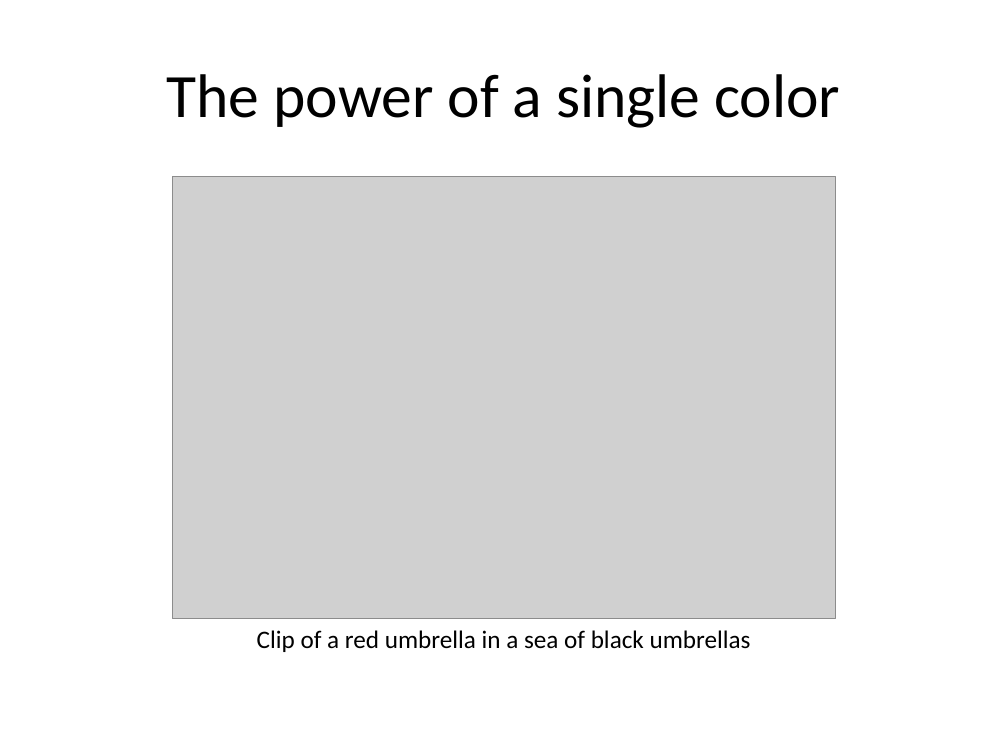
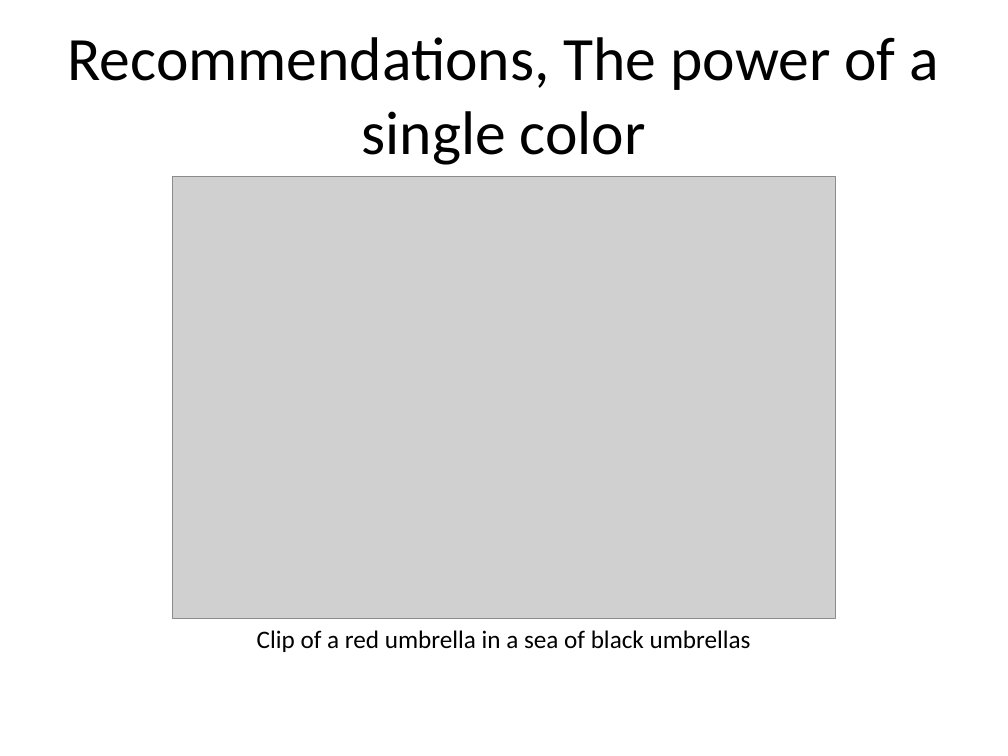
Before and after one commit to pmean/data-visualization, a slide deck: slide 4 of data-viz-02/component/recommendations-colors.pptx. Drawn at 1008x756 pixels with LibreOffice and Linux fonts; fonts in the diff are those of the drawing; grey boxes stand for pictures. Boxes give left, top, right and bottom in pixels: in the first picture for what was removed or moved away, otherwise in the second. Text is boxed around its words. In the diff, an @@ line names an element or a change of style, - is before the commit and + after.

```diff
--- a/data-viz-02/component/recommendations-colors.pptx
+++ b/data-viz-02/component/recommendations-colors.pptx
@@ title at (68, 37, 940, 165): text changed @@
-The power of a single color
+Recommendations, The power of a single color
```
Also in this commit, not shown: 11 other slides changed, 6 slides added, 3 slides removed, 40 other files.
